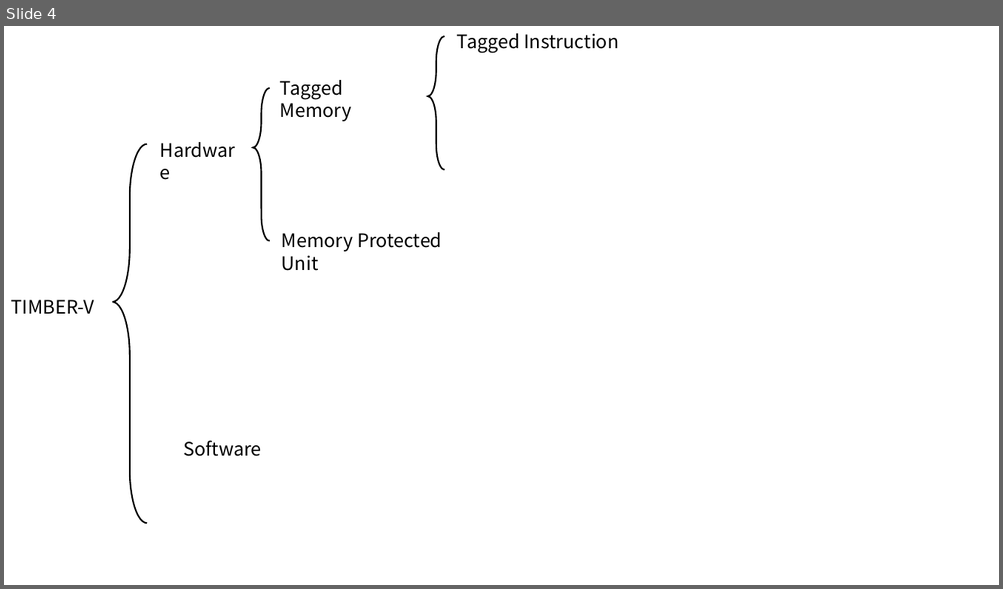
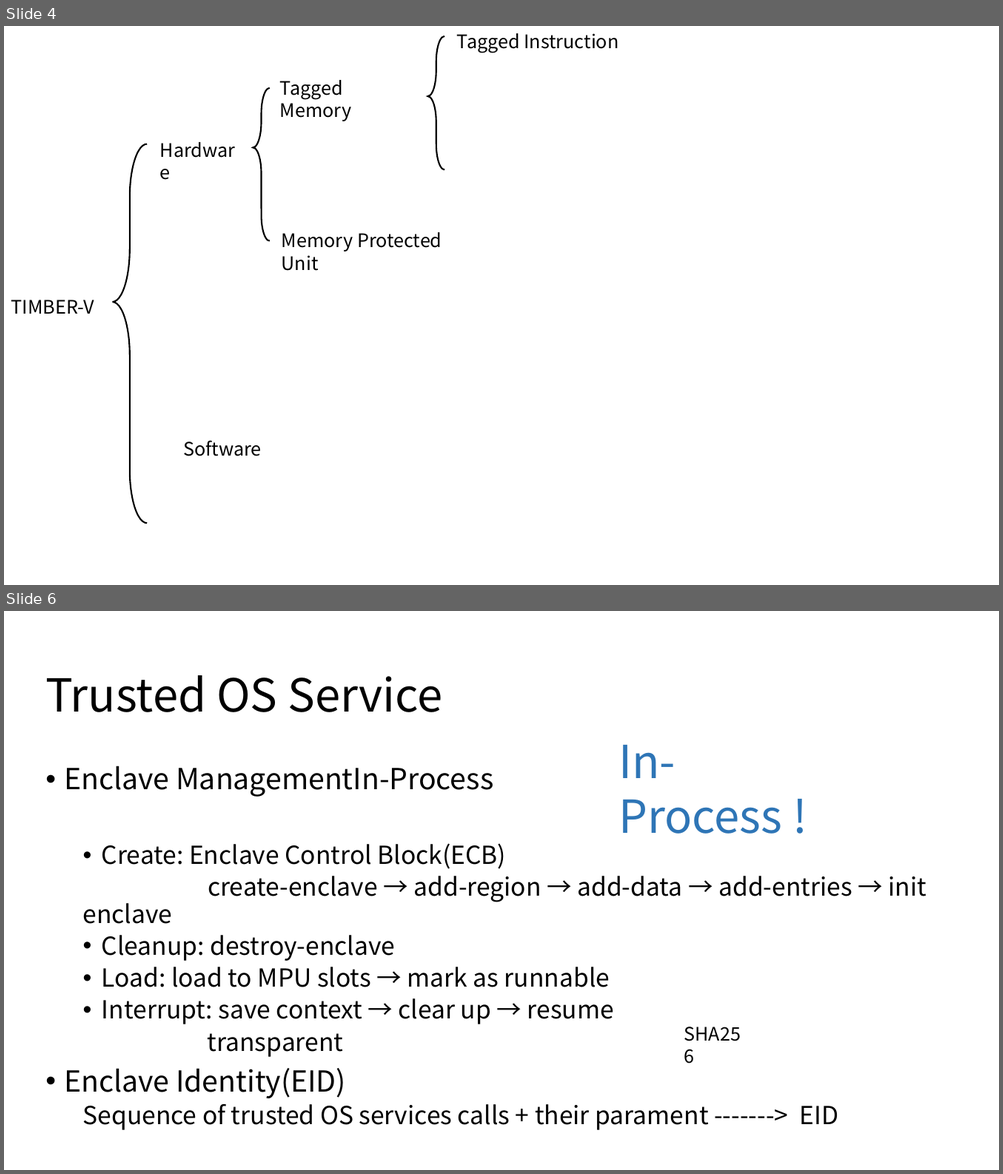
Before and after one commit to Bemfool/SUNFLOWER, a slide deck: 新建 Microsoft PowerPoint 演示文稿.pptx. Shown one above the other, each under a label of ours: slide 4 before the commit, slides 4 and 6 after it; the slides between them are not shown. The pictures are 1003x589 and 1003x1174 pixels, drawn with LibreOffice and Linux fonts; fonts in the diff are those of the drawing. Boxes give left, top, right and bottom in pixels: in the first picture for what was removed or moved away, otherwise in the second. Text is boxed around its words. In the diff, an @@ line names an element or a change of style, - is before the commit and + after.

Commit message:
Add files via upload
Add Enclave part(dyx).

```diff
--- a/新建 Microsoft PowerPoint 演示文稿.pptx
+++ b/新建 Microsoft PowerPoint 演示文稿.pptx
@@ slide 6 added at bbox=[4, 611, 999, 1170], background #FFFFFF @@
@@ title added at bbox=[45, 675, 443, 712], 44 pt, text #000000 @@
+Trusted OS Service
@@ text added at bbox=[64, 766, 927, 1130], 24 pt, text #000000 @@
+• Enclave ManagementIn-Process
+  • Create: Enclave Control Block(ECB)
+  create-enclave → add-region → add-data → add-entries → init enclave
+  • Cleanup: destroy-enclave
+  • Load: load to MPU slots → mark as runnable
+  • Interrupt: save context → clear up → resume
+        transparent
+• Enclave Identity(EID)
+  Sequence of trusted OS services calls + their parament -------> EID
@@ text added at bbox=[618, 745, 782, 834], 44 pt, text #2E75B6 @@
+In-Process !
@@ text added at bbox=[677, 1019, 757, 1049], 18 pt, text #000000 @@
+SHA256
```
Also in this commit, not shown: 4 other slides added, 1 slide removed.
